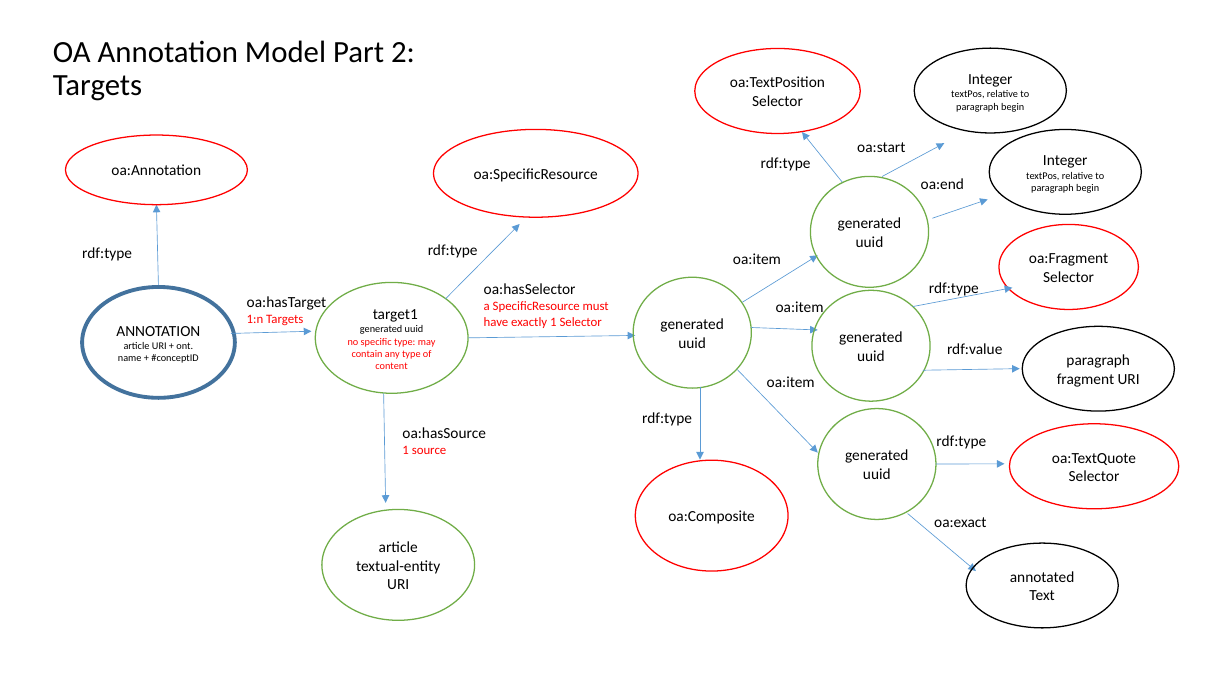
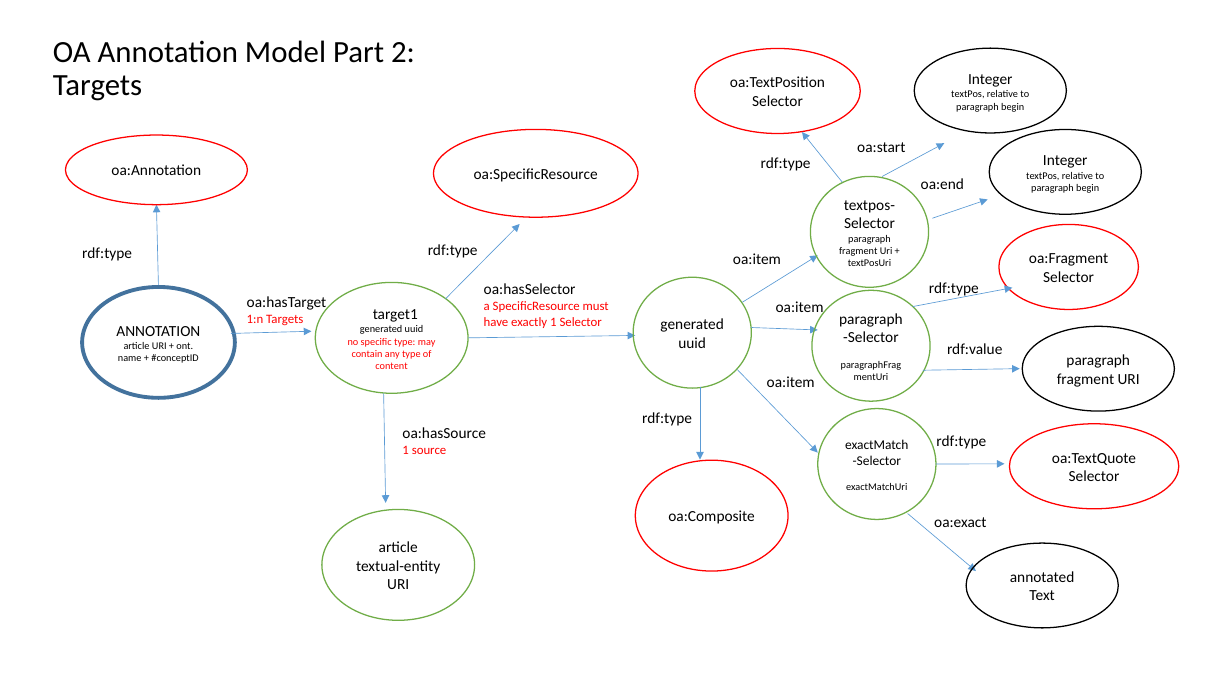
Before and after one commit to ZPID/kobpsy, a slide deck: slide 4 of se4ojs/resources/doc/OA_dataModel/KOBPSY2 Annotation Data Model.pptx. Drawn at 1232x693 pixels with LibreOffice and Linux fonts; fonts in the diff are those of the drawing. Boxes give left, top, right and bottom in pixels: in the first picture for what was removed or moved away, otherwise in the second. Text is boxed around its words. In the diff, an @@ line names an element or a change of style, - is before the commit and + after.

Commit message:
Added Json Serialization support Added possibility to create ncbo annotations from serialized json file (Added event handling model to deal with the json serialization) Added possibility to expand concept mappings and store them in json format. Added configuration options to - use additional json serialization - expand mappings - include synonyms - add semantic types - add cuis
The current config options are now being logged.
Added missing prefixes to Prefix class. Now using one central
Prefix.class in commons project (removed the one from text-structure
project).

Added jsonProcessing unit test in TestOaAnnotationModel

```diff
--- a/se4ojs/resources/doc/OA_dataModel/KOBPSY2 Annotation Data Model.pptx
+++ b/se4ojs/resources/doc/OA_dataModel/KOBPSY2 Annotation Data Model.pptx
@@ text in ellipse at (839,200,895,266): text changed; size 12 to 8 pt @@
-generated uuid
+textpos-Selector
+paragraph fragment Uri + textPosUri
@@ text in ellipse at (839,313,903,342): text changed; size 12 to 8 pt @@
-generated uuid
+paragraph-Selector
+paragraphFragmentUri
@@ text in ellipse at (845,439,908,490): text changed; size 12 to 10.5 pt @@
-generated uuid
+exactMatch-Selector
+exactMatchUri
```
Also in this commit, not shown: 1 other slide changed, 33 other files.
